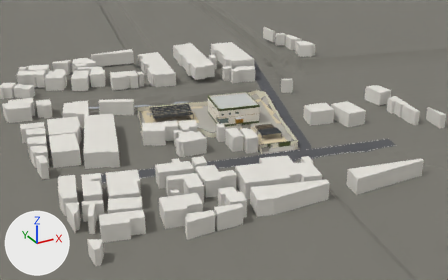
The glTF model rc-building/dist/model.glb: old version first, new version second.
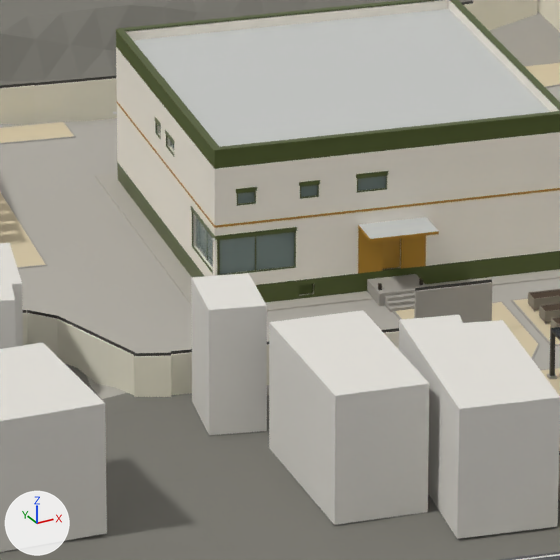
Old and new are each drawn from a 50 mm camera at (-122.5, -221.6, 105.7) aimed at (-0.5, 0.1, -5.2) and again close up on the part from 43% to 58% of the width and 33% to 56% of the height. The axes (+X, +Y, +Z) are drawn at lower left. The lights are the same throughout. The last two pictures show the newer version. Vertices at exactly the same position are counted once.

Objects in the first close-up: 'RC塀|-|fence_4', '周辺建物|-|neighbor_17', '周辺建物|-|neighbor_18', '周辺建物|-|neighbor_19', '周辺建物|-|neighbor_46', '地形（周辺）|-|ground_wild', '地形（敷地）|-|porous_concrete', '外装（外断熱）|1F|base', '外装（外断熱）|2F|base', '外装（外断熱）|FDN|tile', '外装（外断熱）|RF|assort', '屋上防水|RF|roof_sheet', '床スラブ|EXT|accent', '床スラブ|EXT|roof_sheet' and 33 more.
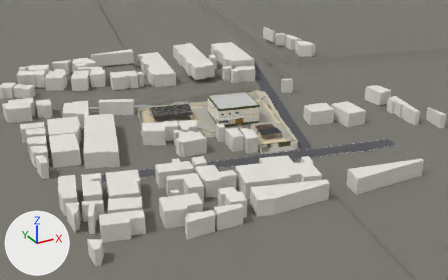
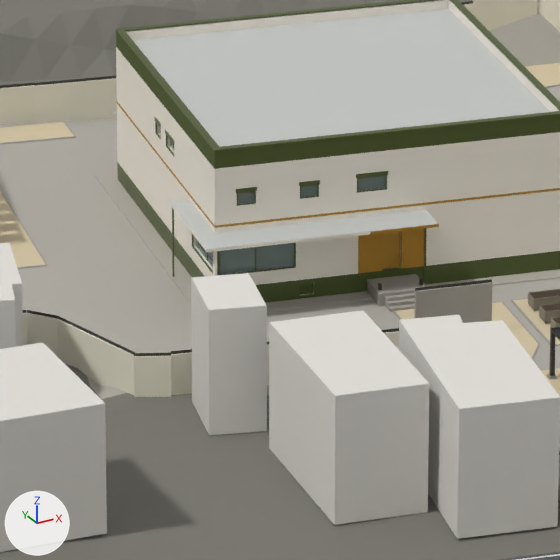
Where the change shows, as pixel boxes (x1, y1, x2, y2) in the close-ups (560 x 560 px):
'床スラブ|EXT|roof_sheet', reshaped (236% wider, 122% taller): before (359, 217, 438, 239); after (170, 200, 438, 250)
'床スラブ|EXT|base', added: after (170, 203, 370, 252)
'床スラブ|EXT|accent', moved: before (358, 225, 439, 242); after (370, 224, 439, 234)

Patch to the scene script:
```diff
--- a/rc-building/dist/model.glb.py
+++ b/rc-building/dist/model.glb.py
@@ me_床スラブ_ext_accent @@
 # used by ob_床スラブ_ext_accent; location = (0.0, 0.0, 0.0)
-me_床スラブ_ext_accent.from_pydata(...)  # 8 vertices, 12 faces; spans x 4.92..8.87, y -2.36..0.36, z 4.0..4.15
+me_床スラブ_ext_accent.from_pydata(...)  # 8 vertices, 12 faces; spans x 4.92..8.87, y -2.36..0.36, z 4.4..4.55
+# me_床スラブ_ext_accent part 1: the whole mesh is moved by (0.0, 0.0, 0.4)
 me_床スラブ_ext_accent.materials.append(mat_accent)
@@ me_床スラブ_ext_roof_sheet @@
 # used by ob_床スラブ_ext_roof_sheet; location = (0.0, 0.0, 0.0)
-me_床スラブ_ext_roof_sheet.from_pydata(...)  # 8 vertices, 12 faces; spans x 4.92..8.87, y -2.36..0.36, z 4.15..4.16
+me_床スラブ_ext_roof_sheet.from_pydata(...)  # 14 vertices, 24 faces; spans x -3.43..8.87, y -2.36..6.81, z 4.55..4.56
+# me_床スラブ_ext_roof_sheet part 2: the whole mesh is rebuilt
 me_床スラブ_ext_roof_sheet.materials.append(mat_roof_sheet)
@@ me_床スラブ_ext_base @@
+me_床スラブ_ext_base.from_pydata([(-3.43, 0.22, 4.4), (-3.43, 0.22, 4.55), (-3.0, 2.17, 4.4), (-3.0, 2.17, 4.55), (4.92, -1.6, 4.4), (4.92, -1.6, 4.55), (5.35, 0.36, 4.4), (5.35, 0.36, 4.55), (-1.99, 6.81, 4.4), (-1.99, 6.81, 4.55), (-2.02, 1.96, 4.4), (-2.02, 1.96, 4.55), (-1.01, 6.6, 4.4), (-1.01, 6.6, 4.55)], [], [(1, 3, 0), (4, 1, 0), (0, 3, 2), (2, 4, 0), (1, 7, 3), (5, 1, 4), (5, 7, 1), (3, 7, 2), (6, 4, 2), (2, 7, 6), (6, 5, 4), (7, 5, 6), (3, 9, 2), (10, 3, 2), (2, 9, 8), (8, 10, 2), (3, 13, 9), (11, 3, 10), (11, 13, 3), (9, 13, 8), (12, 10, 8), (8, 13, 12), (12, 11, 10), (13, 11, 12)])
+me_床スラブ_ext_base.materials.append(mat_base)  # white #f5efe3
@@ ob_床スラブ_ext_base @@
+ob_床スラブ_ext_base = bpy.data.objects.new('床スラブ|EXT|base', me_床スラブ_ext_base)
+ob_床スラブ_ext_base.location = (0.0, 0.0, 0.0)
```
